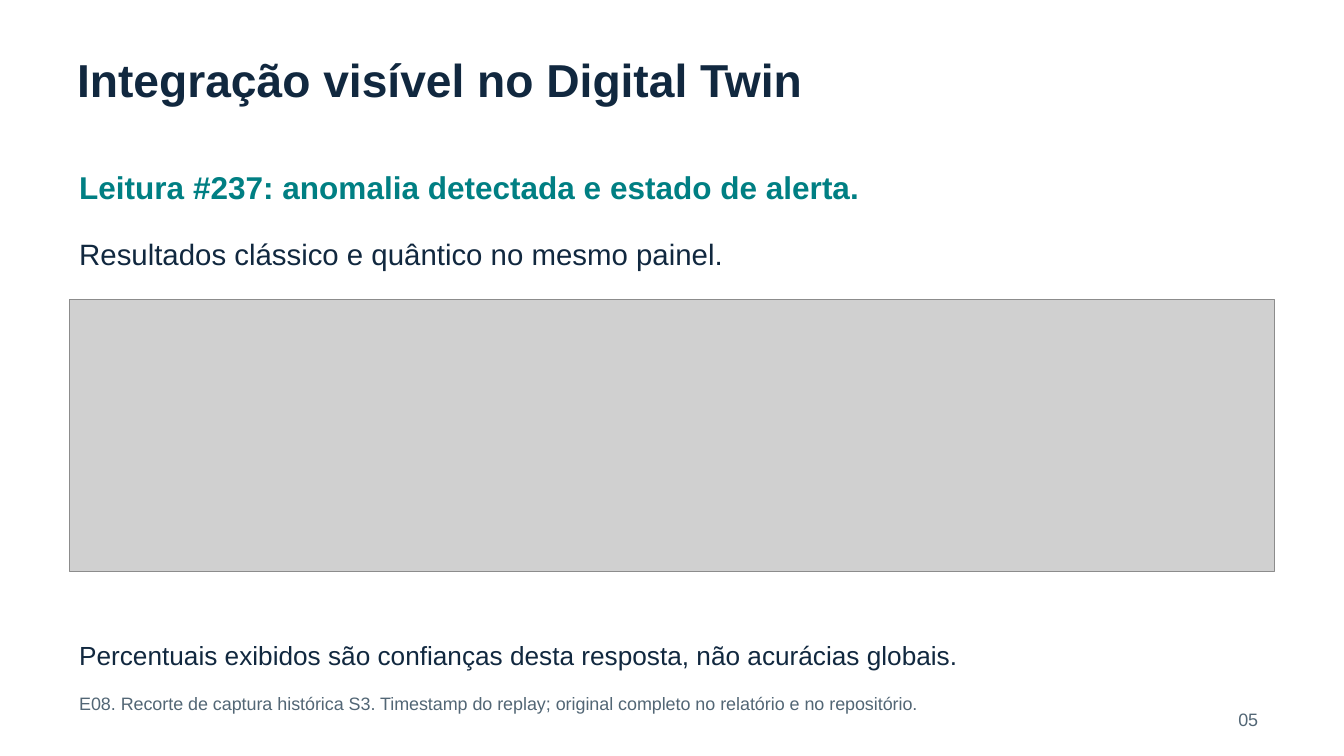
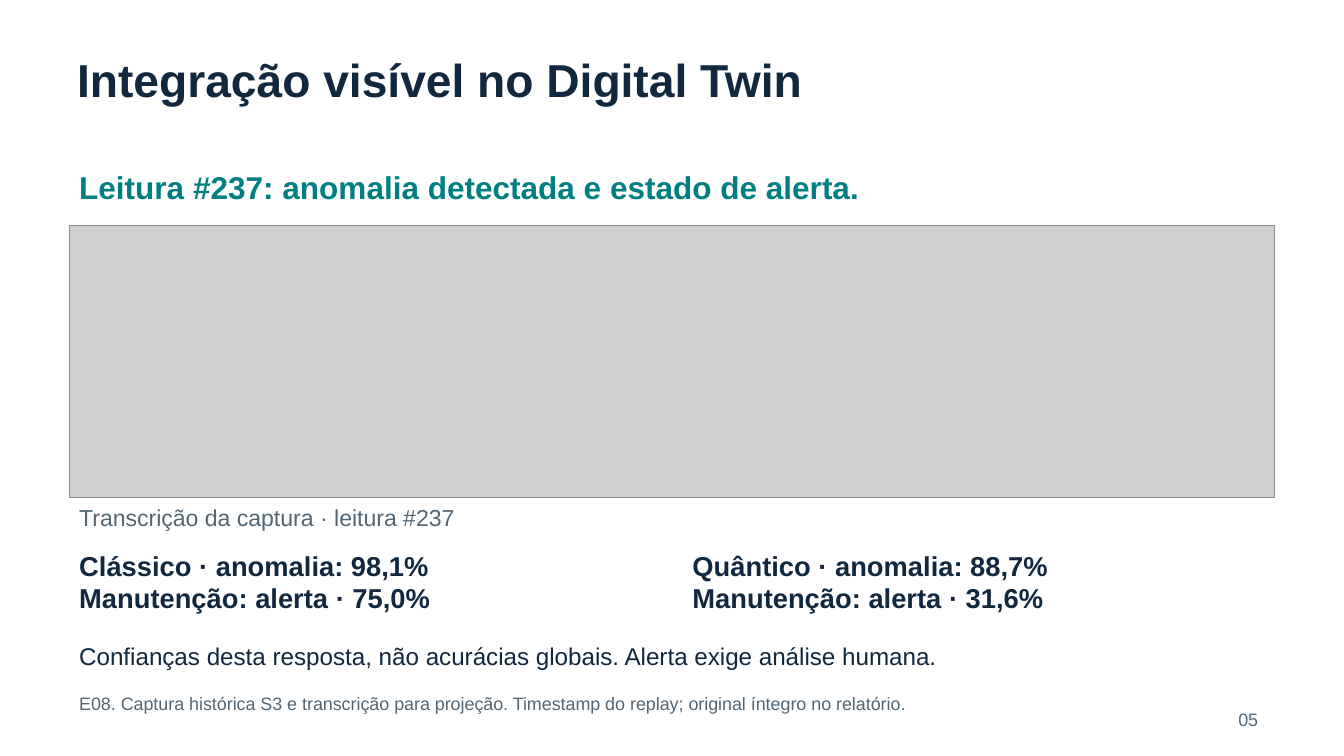
Before and after one commit to viniciusadrian1/CS4Quantica, a slide deck: slide 5 of docs/sprint4/entrega/Apresentacao_Final_FORZY_Sprint4.pptx. Drawn at 1344x756 pixels with LibreOffice and Linux fonts; fonts in the diff are those of the drawing; grey boxes stand for pictures. Boxes give left, top, right and bottom in pixels: in the first picture for what was removed or moved away, otherwise in the second. Text is boxed around its words. In the diff, an @@ line names an element or a change of style, - is before the commit and + after.

```diff
--- a/docs/sprint4/entrega/Apresentacao_Final_FORZY_Sprint4.pptx
+++ b/docs/sprint4/entrega/Apresentacao_Final_FORZY_Sprint4.pptx
@@ picture: place and size @@
-picture at [70, 299, 1275, 572]
+picture at [70, 226, 1275, 498]
@@ text removed at [79, 243, 723, 271] @@
-Resultados clássico e quântico no mesmo painel.
@@ text added at [79, 509, 454, 531], 16.5 pt, text #526675 @@
+Transcrição da captura · leitura #237
@@ text added at [79, 556, 429, 613], 19.5 pt, text #11283F, bold @@
+Clássico · anomalia: 98,1%
+Manutenção: alerta · 75,0%
@@ text added at [692, 555, 1047, 613], 19.5 pt, text #11283F, bold @@
+Quântico · anomalia: 88,7%
+Manutenção: alerta · 31,6%
@@ text at [79, 647, 936, 670]: text changed; size 18.8 to 17.2 pt @@
-Percentuais exibidos são confianças desta resposta, não acurácias globais.
+Confianças desta resposta, não acurácias globais. Alerta exige análise humana.
@@ text at [79, 697, 905, 714]: text changed @@
-E08. Recorte de captura histórica S3. Timestamp do replay; original completo no relatório e no repositório.
+E08. Captura histórica S3 e transcrição para projeção. Timestamp do replay; original íntegro no relatório.
```
Also in this commit, not shown: 5 other slides changed, 11 other files.
